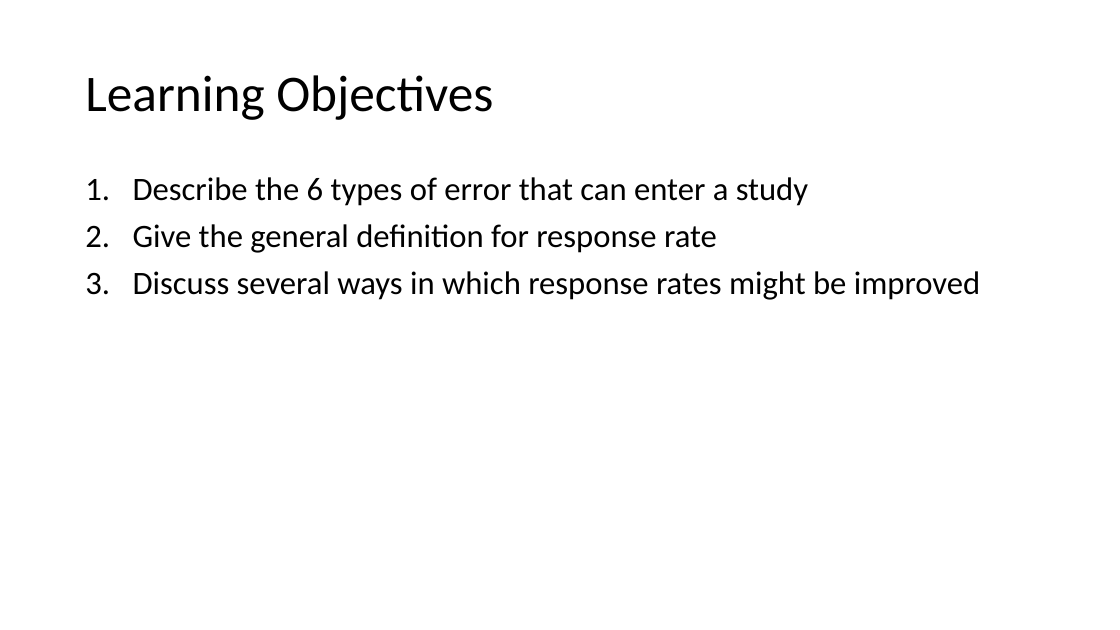
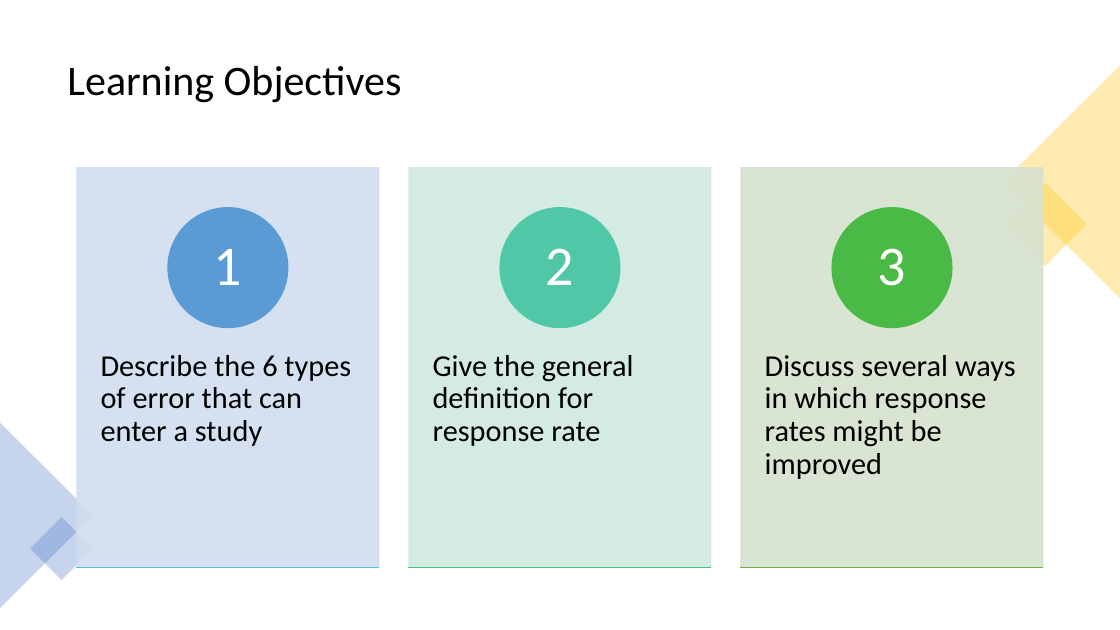
Before and after one commit to mikenguyen13/mar4050, a slide deck: slide 11 of lectures/7/Developing the sampling plan.pptx (slide 2 before the commit). Drawn at 1120x630 pixels with LibreOffice and Linux fonts; fonts in the diff are those of the drawing. Boxes give left, top, right and bottom in pixels: in the first picture for what was removed or moved away, otherwise in the second. Text is boxed around its words. In the diff, an @@ line names an element or a change of style, - is before the commit and + after.

```diff
--- a/lectures/7/Developing the sampling plan.pptx
+++ b/lectures/7/Developing the sampling plan.pptx
@@ title "Learning Objectives": place and size @@
-title "Learning Objectives" at [85,75,493,120]
+title "Learning Objectives" at [67,66,402,103]
@@ title "Learning Objectives" at [67,66,402,103]: size 44 to 36 pt @@
@@ triangle added at [1003,66,1120,298], fill #FFC000 at 30% opacity @@
@@ text removed at [133,177,980,300] @@
-1. Describe the 6 types of error that can enter a study
-2. Give the general definition for response rate
-3. Discuss several ways in which response rates might be improved
@@ rectangle added at [1003,183,1088,267], fill #FFC000 at 30% opacity @@
@@ triangle added at [0,423,93,608], fill #4472C4 at 30% opacity @@
@@ rectangle added at [30,517,93,580], fill #4472C4 at 30% opacity @@
@@ group added at [77,168,1043,568]: 6 rectangles, 6 texts, 3 ellipses @@
+Describe the 6 types of error that can enter a study
+1
+Give the general definition for response rate
+2
+Discuss several ways in which response rates might be improved
+3
```
Also in this commit, not shown: 17 other slides changed, 13 slides added, 5 other files.
